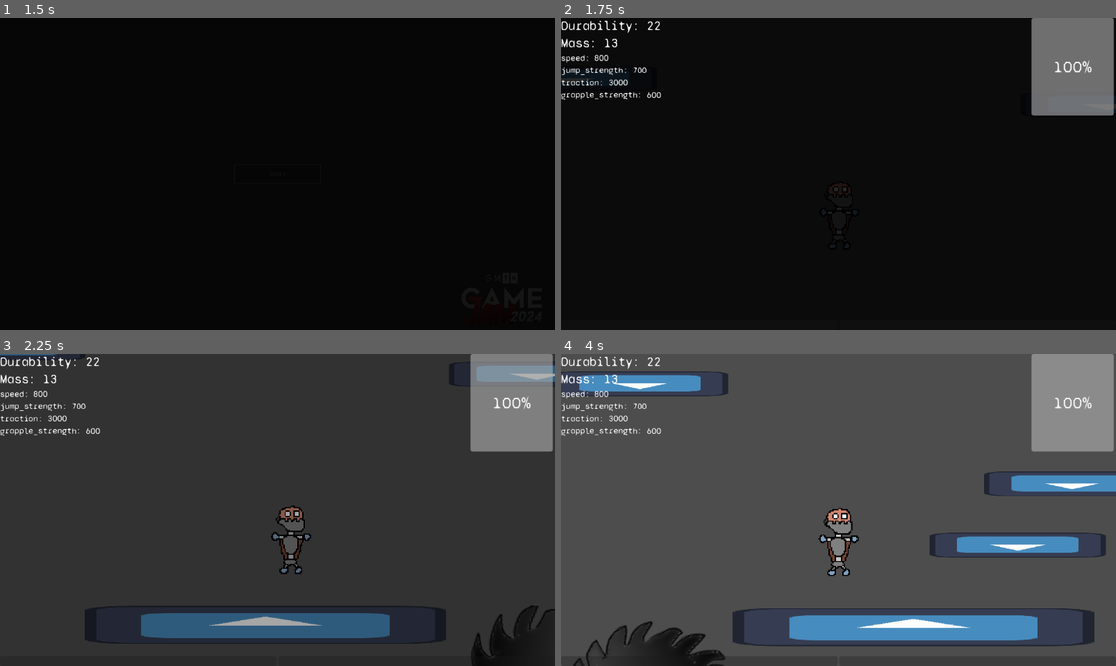
Above: before the commit, frames 1-4 (two rows, left to right).
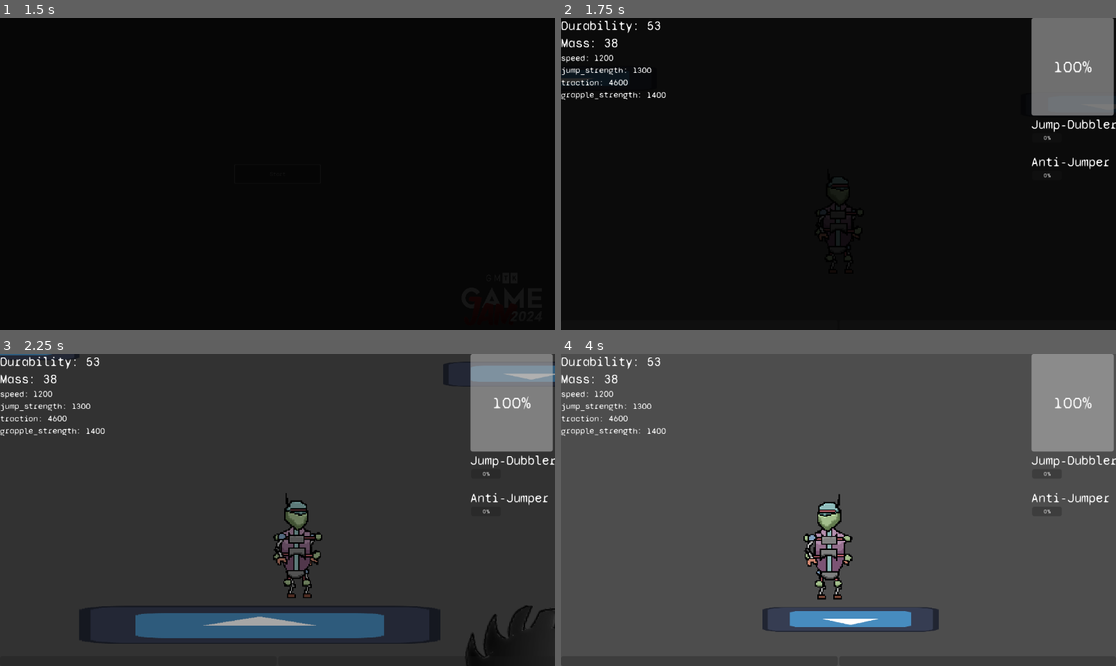
Above: after the commit, the same moments.

Repository: T4R1N/BuiltToScale
Game: Godot game, scene res://Scenes/Main.tscn
Same seed, same stepped clock (60 frames per second), same inputs: the game is played once before the commit and once after it. The engine's default icon, where the game draws it, is replaced by a stand-in: a white triangle on a blue panel in a dark square.
Inputs:
- Up to frame 1 (1.5 s): click "Start" at 0.5 s; click "Start" at 1.25 s
- Up to frame 2 (1.75 s): no input
- Up to frame 3 (2.25 s): hold D (Right) from 2.03 s (still down)
- Up to frame 4 (4 s): tap Space (Jump) at 2.27, 3.02 s; release D (Right) at 3.53 s; hold A (Left) from 3.53 s (still down)

Frame 1 is identical in both runs. In frame 2, 0.7% of the frame differs, in the area x 6-100%, y 1-74%; in frame 3, 3.0%; in frame 4, 13%, in the area x 0-100%, y 1-100%.

Commit message:
Cool stuff
More to come

Diff:
--- a/Robot/Skeletons/SuperBipedal.tres
+++ b/Robot/Skeletons/SuperBipedal.tres
@@ -6,12 +6,15 @@
 [ext_resource type="Resource" uid="uid://ccs1cm76xsypy" path="res://Robot/Limbs/Legs/SuperLeg.tres" id="4_0tqg1"]
 [ext_resource type="Resource" uid="uid://bq0eg737ve4mm" path="res://Robot/Augments/JumpCanceller.tres" id="4_s5i8d"]
 [ext_resource type="Script" path="res://Robot/Skeletons/RobotSkeleton.gd" id="5_3f0mr"]
+[ext_resource type="Texture2D" uid="uid://bwc17ipa6ghkb" path="res://Assets/SuperSkeleton.png" id="7_vkopb"]
 
 [resource]
 script = ExtResource("5_3f0mr")
 arms = Array[Resource("res://Robot/Limbs/Arms/RobotArm.gd")]([ExtResource("1_ujd1g"), ExtResource("2_38x5k"), ExtResource("1_ujd1g"), ExtResource("2_38x5k")])
 legs = Array[Resource("res://Robot/Limbs/Legs/RobotLeg.gd")]([ExtResource("4_0tqg1"), ExtResource("4_0tqg1")])
 augments = Array[Resource("res://Robot/Augments/RobotAugment.gd")]([ExtResource("3_1mj68"), ExtResource("4_s5i8d")])
+designation = "Bipedal+"
 mass = 5.0
 durability = 10.0
-sprite = NodePath("")
+texture = ExtResource("7_vkopb")
+type = ""
--- a/Scenes/Player.tscn
+++ b/Scenes/Player.tscn
@@ -1,7 +1,9 @@
-[gd_scene load_steps=4 format=3 uid="uid://lbttidtwr61x"]
+[gd_scene load_steps=6 format=3 uid="uid://lbttidtwr61x"]
 
 [ext_resource type="Script" path="res://Scripts/Player.gd" id="1_wyj45"]
 [ext_resource type="Texture2D" uid="uid://det64rt03jw4j" path="res://Assets/MakeshiftSkeleton.png" id="2_7urbb"]
+[ext_resource type="Texture2D" uid="uid://djxay0ro0cjaf" path="res://Robot/Limbs/Arms/MakeshiftArm.png" id="3_jx6rc"]
+[ext_resource type="Texture2D" uid="uid://c8opdlu26ssbc" path="res://Robot/Limbs/Legs/MakeshiftLeg.png" id="4_430jv"]
 
 [sub_resource type="CapsuleShape2D" id="CapsuleShape2D_5wt18"]
 radius = 41.0
@@ -18,3 +20,26 @@
 position = Vector2(2, -5)
 scale = Vector2(3.5, 3.5)
 texture = ExtResource("2_7urbb")
+
+[node name="Arm1" type="Sprite2D" parent="."]
+position = Vector2(-45, 21)
+scale = Vector2(3.5, 3.5)
+texture = ExtResource("3_jx6rc")
+
+[node name="Arm2" type="Sprite2D" parent="."]
+z_index = -1
+position = Vector2(41, 22)
+scale = Vector2(3.5, 3.5)
+texture = ExtResource("3_jx6rc")
+
+[node name="Arm3" type="Sprite2D" parent="."]
+z_index = -1
+position = Vector2(-17, 115)
+scale = Vector2(3.5, 3.5)
+texture = ExtResource("4_430jv")
+
+[node name="Arm4" type="Sprite2D" parent="."]
+z_index = -1
+position = Vector2(27, 115)
+scale = Vector2(3.5, 3.5)
+texture = ExtResource("4_430jv")
--- a/Scenes/Stage.tscn
+++ b/Scenes/Stage.tscn
@@ -2,7 +2,7 @@
 
 [ext_resource type="PackedScene" uid="uid://lbttidtwr61x" path="res://Scenes/Player.tscn" id="1_yy72t"]
 [ext_resource type="PackedScene" uid="uid://bn8d0e3jntyoi" path="res://Scenes/Platform.tscn" id="2_1j0w4"]
-[ext_resource type="Resource" uid="uid://ccrvgoqha86lu" path="res://Robot/Skeletons/MakeshiftBipedal.tres" id="2_04v7y"]
+[ext_resource type="Resource" uid="uid://c6mbuv2usj2vh" path="res://Robot/Skeletons/SuperBipedal.tres" id="2_63eqt"]
 [ext_resource type="PackedScene" uid="uid://ctf3x6h5lsns6" path="res://Scenes/Camera.tscn" id="3_3c7m6"]
 [ext_resource type="PackedScene" uid="uid://ca15o1d2nemi6" path="res://Scenes/IngameUI.tscn" id="5_6xs6y"]
 [ext_resource type="PackedScene" uid="uid://clnqneypla45e" path="res://Scenes/Sawblade.tscn" id="6_s7ot8"]
@@ -11,7 +11,7 @@
 
 [node name="Player" parent="." instance=ExtResource("1_yy72t")]
 position = Vector2(555, 177)
-skeleton = ExtResource("2_04v7y")
+skeleton = ExtResource("2_63eqt")
 
 [node name="Platform" parent="." instance=ExtResource("2_1j0w4")]
 position = Vector2(552, 584)
Binary file added: Assets/SuperSkeleton.png
Not shown, added: Assets/SuperSkeleton.png.import
Not shown: 1 places in Robot/Skeletons/SuperBipedal.tres that only renumber resources
